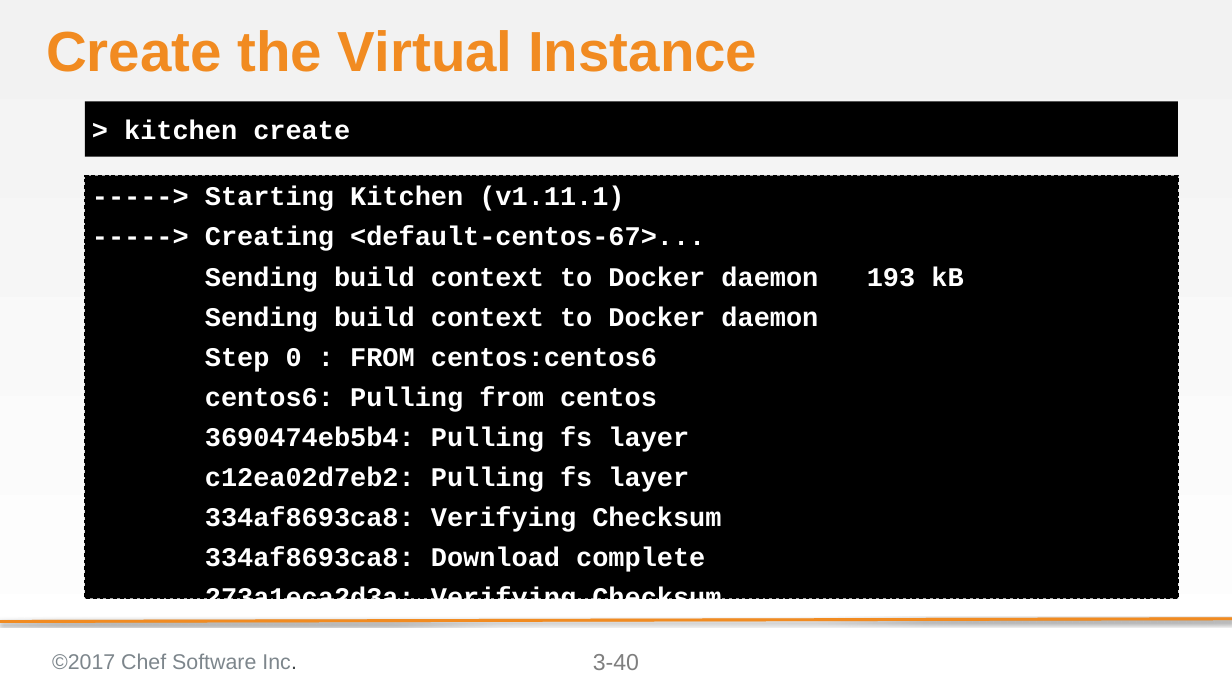
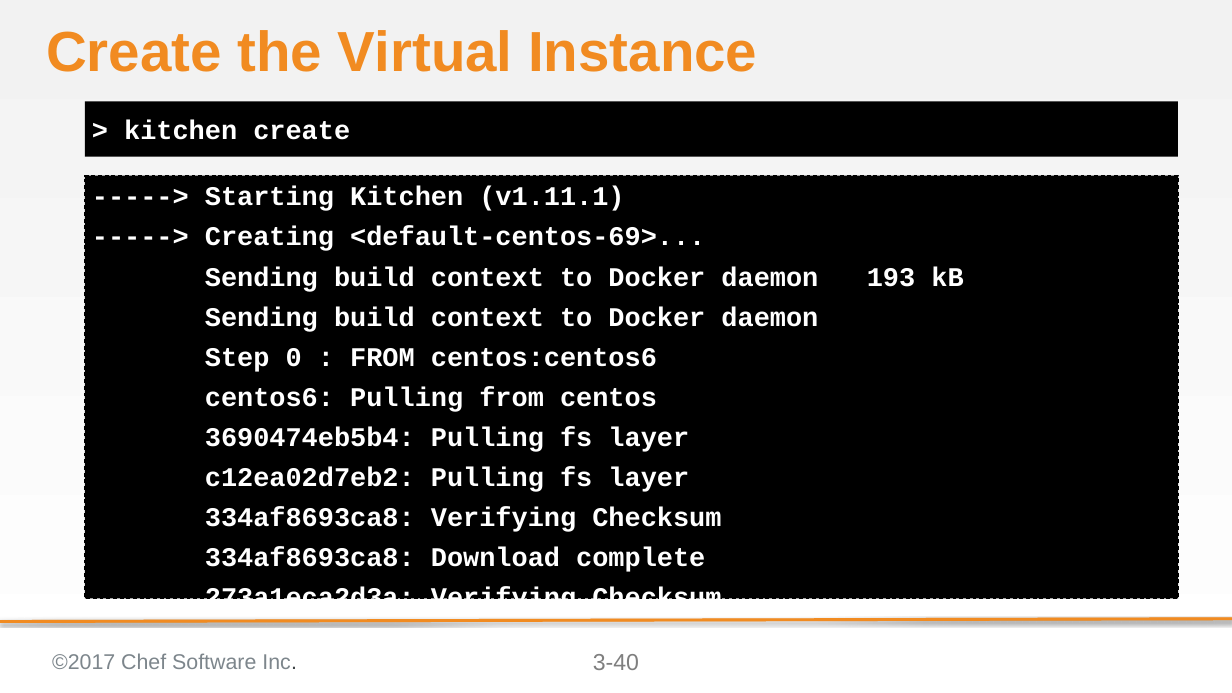
Before and after one commit to ericheiser/chef-intermediate, a slide deck: slide 40 of 03-writing_a_test_first.pptx. Drawn at 1232x693 pixels with LibreOffice and Linux fonts; fonts in the diff are those of the drawing; background and template pictures are left out. Boxes give left, top, right and bottom in pixels: in the first picture for what was removed or moved away, otherwise in the second. Text is boxed around its words. In the diff, an @@ line names an element or a change of style, - is before the commit and + after.

```diff
--- a/03-writing_a_test_first.pptx
+++ b/03-writing_a_test_first.pptx
@@ text at bbox=[205, 227, 705, 251]: text changed @@
------> Creating <default-centos-67>...
+-----> Creating <default-centos-69>...
```
Also in this commit, not shown: 14 other slides changed.
